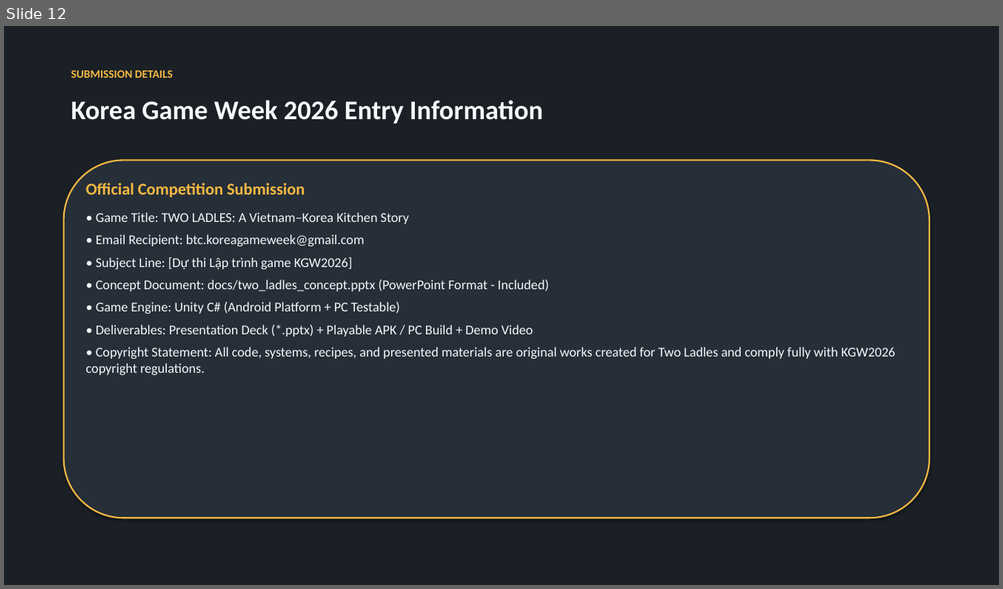
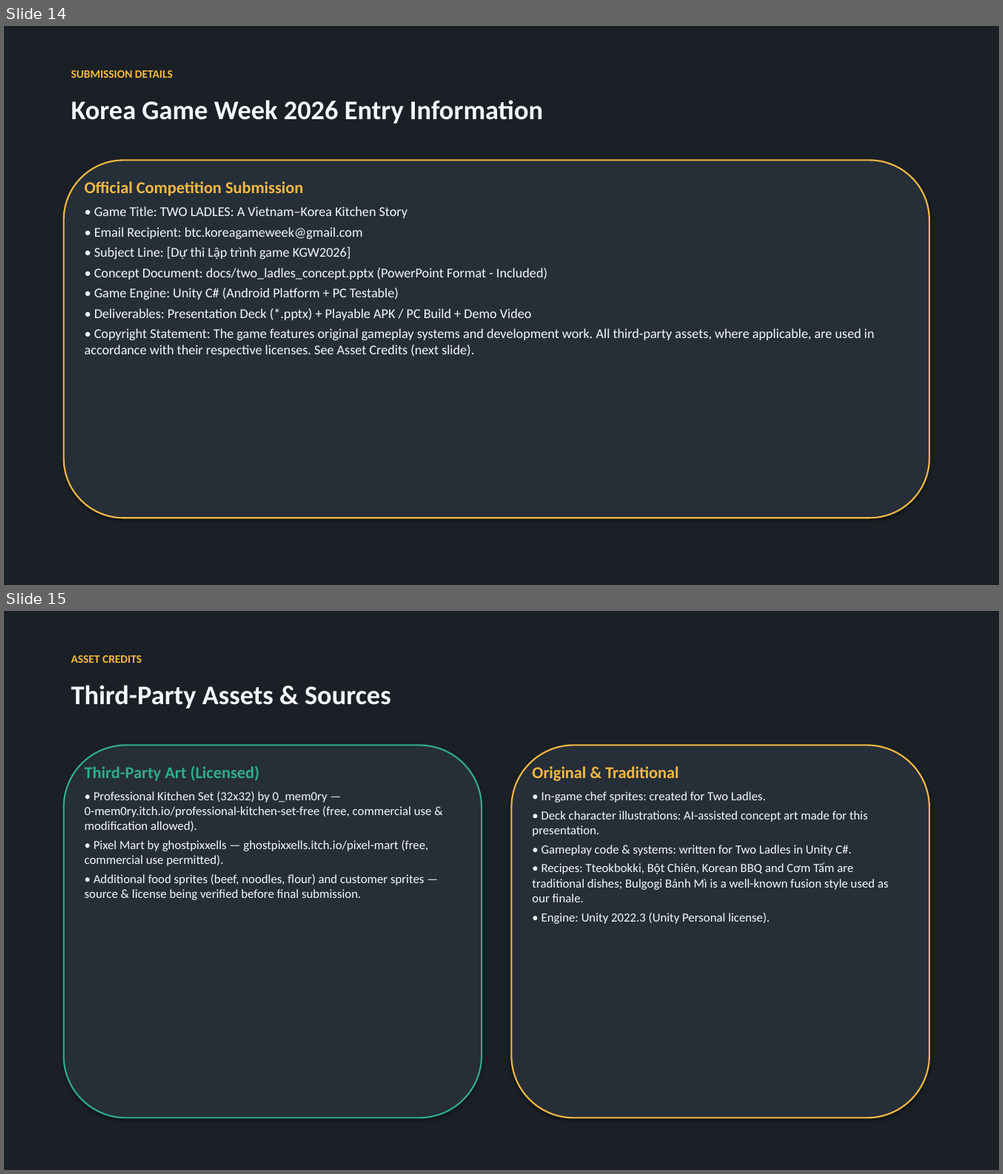
Before and after one commit to madlyham/two-ladles, a slide deck: docs/two_ladles_concept.pptx. Shown one above the other, each under a label of ours: slide 12 before the commit, slides 14 and 15 after it. The pictures are 1003x589 and 1003x1174 pixels, drawn with LibreOffice and Linux fonts; fonts in the diff are those of the drawing. Boxes give left, top, right and bottom in pixels: in the first picture for what was removed or moved away, otherwise in the second. Text is boxed around its words. In the diff, an @@ line names an element or a change of style, - is before the commit and + after.

```diff
--- a/docs/two_ladles_concept.pptx
+++ b/docs/two_ladles_concept.pptx
@@ slide 15 added at (4,611,999,1170), background #FFFFFF @@
@@ rectangle added at (4,611,999,1170), fill #1A2026 @@
@@ text added at (71,655,142,663), 11 pt, text #F5B942, bold @@
+ASSET CREDITS
@@ text added at (71,685,391,709), 26 pt, text #F5F8FA, bold @@
+Third-Party Assets & Sources
@@ rounded rectangle added at (64,745,481,1119), fill #262E38, outline #2EAD8E 1.5 pt @@
@@ text added at (85,766,432,900), 12 pt, text #F5F8FA @@
+Third-Party Art (Licensed)
+• Professional Kitchen Set (32x32) by 0_mem0ry — 0-mem0ry.itch.io/professional-kitchen-set-free (free, commercial use & modification allowed).
+• Pixel Mart by ghostpixxells — ghostpixxells.itch.io/pixel-mart (free, commercial use permitted).
+• Additional food sprites (beef, noodles, flour) and customer sprites — source & license being verified before final submission.
@@ rounded rectangle added at (512,745,929,1119), fill #262E38, outline #F5B942 1.5 pt @@
@@ text added at (532,766,888,924), 12 pt, text #F5F8FA @@
+Original & Traditional
+• In-game chef sprites: created for Two Ladles.
+• Deck character illustrations: AI-assisted concept art made for this presentation.
+• Gameplay code & systems: written for Two Ladles in Unity C#.
+• Recipes: Tteokbokki, Bột Chiên, Korean BBQ and Cơm Tấm are traditional dishes; Bulgogi Bánh Mì is a well-known fusion style used as our finale.
+• Engine: Unity 2022.3 (Unity Personal license).
@@ what was slide 12 is now slide 14 @@
@@ slide 14 changed as well @@
@@ text at (85,181,547,321): less space between paragraphs @@
@@ text at (85,329,874,357): text changed @@
-• Copyright Statement: All code, systems, recipes, and presented materials are original works created for Two Ladles and comply fully with KGW2026 copyright regulations.
+• Copyright Statement: The game features original gameplay systems and development work. All third-party assets, where applicable, are used in accordance with their respective licenses. See Asset Credits (next slide).
```
Also in this commit, not shown: 10 other slides changed, 3 other slides added, 1 slide removed, 43 other files.
